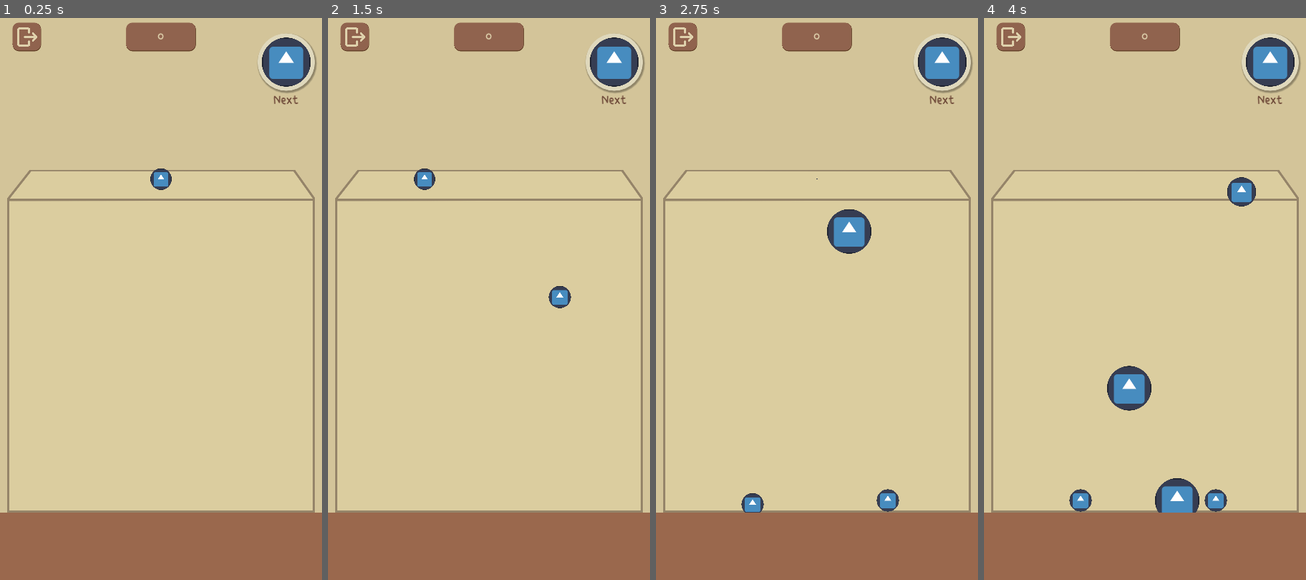
Above: before the commit, frames 1-4 (left to right).
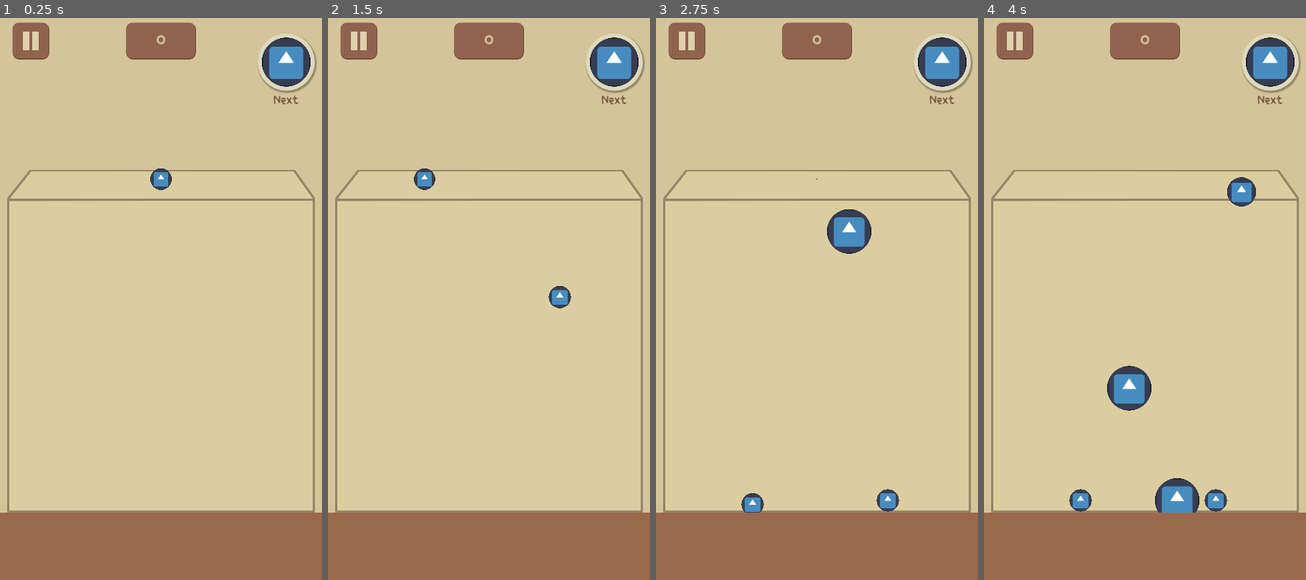
Above: after the commit, the same moments.

Repository: jaajCorp/siuuuka-game
Game: Godot game, scene res://scenes/Game/GameUI.tscn
Two runs of this game, one before a commit and one after it. Both use one fixed random seed, a clock stepped at 60 frames per second and the inputs below. This scene is started directly instead of the project's main scene. The engine's default icon, where the game draws it, is replaced by a stand-in: a white triangle on a blue panel in a dark square.
Inputs (mouse positions are in pixels of both pictures, inside the frame that each line leads up to):
- Up to frame 1 (0.25 s): no input
- Up to frame 2 (1.5 s): tap Enter at 0.5 s; move the mouse to (559, 265) at 0.52 s; click (559, 265) at 0.67 s; move the mouse to (424, 321) at 1.27 s; click (424, 321) at 1.42 s
- Up to frame 3 (2.75 s): move the mouse to (849, 169) at 2.02 s; click (849, 169) at 2.17 s
- Up to frame 4 (4 s): move the mouse to (1128, 405) at 2.77 s; click (1128, 405) at 2.92 s; move the mouse to (1241, 377) at 3.52 s; click (1241, 377) at 3.67 s

The runs differ from the first frame. In frame 1, 0.9% of the frame differs, in the area x 3-61%, y 0-8%; in frame 2, 0.9%; in frame 3, 0.9%; in frame 4, 0.9%.
Error in both runs: Invalid access to property or key 'background' on a base object of type 'Nil'. (res://scripts/logic/game_ui.gd:17)

Commit message:
style(GameUI): Increase UI elems size

Diff:
--- a/scenes/Game/GameUI.tscn
+++ b/scenes/Game/GameUI.tscn
@@ -5,7 +5,7 @@
 [ext_resource type="Script" path="res://scripts/logic/game_ui.gd" id="2_k6hk3"]
 [ext_resource type="PackedScene" uid="uid://cmu6mss2cn51m" path="res://scenes/Game/GameCore.tscn" id="2_l10mu"]
 [ext_resource type="Script" path="res://scripts/components/Node2DContainer.gd" id="2_w46qg"]
-[ext_resource type="Texture2D" uid="uid://cfo3oudyoqndd" path="res://assets/icon/exit.svg" id="3_s5q16"]
+[ext_resource type="Texture2D" uid="uid://degqop0axj2k1" path="res://assets/icon/pause.svg" id="3_t8gfn"]
 [ext_resource type="Shader" path="res://scenes/Ball/circle_frame.gdshader" id="4_lqh75"]
 [ext_resource type="Texture2D" uid="uid://dr5kvw60b14bs" path="res://icon.svg" id="5_dlhc0"]
 [ext_resource type="Script" path="res://scripts/components/ResponsiveTextureRect.gd" id="6_alc1o"]
@@ -108,12 +108,13 @@
 theme_override_constants/margin_left = 24
 
 [node name="ExitButton" type="Button" parent="VBoxContainer/Top/GridContainer/Settings"]
-custom_minimum_size = Vector2(64, 64)
+custom_minimum_size = Vector2(82, 82)
 layout_mode = 2
 size_flags_horizontal = 4
 size_flags_vertical = 4
 mouse_default_cursor_shape = 2
-icon = ExtResource("3_s5q16")
+theme_override_constants/icon_max_width = 48
+icon = ExtResource("3_t8gfn")
 icon_alignment = 1
 expand_icon = true
 
@@ -124,7 +125,7 @@
 alignment = 1
 
 [node name="Panel" type="Panel" parent="VBoxContainer/Top/GridContainer/Score"]
-custom_minimum_size = Vector2(156, 64)
+custom_minimum_size = Vector2(156, 82)
 layout_mode = 2
 size_flags_vertical = 4
 
@@ -135,19 +136,21 @@
 anchor_bottom = 1.0
 grow_horizontal = 2
 grow_vertical = 2
+theme_override_font_sizes/font_size = 48
 text = "0"
 horizontal_alignment = 1
 vertical_alignment = 1
 
 [node name="BestScoreSplash" type="Label" parent="VBoxContainer/Top/GridContainer/Score/Panel"]
 layout_mode = 0
-offset_left = 70.0
-offset_top = 36.0
-offset_right = 215.0
-offset_bottom = 69.0
+offset_left = 38.0
+offset_top = 68.0
+offset_right = 255.0
+offset_bottom = 117.0
 rotation = -0.430003
 pivot_offset = Vector2(72, 16)
 theme_override_colors/font_color = Color(1, 1, 0, 1)
+theme_override_font_sizes/font_size = 48
 text = "Best score !"
 horizontal_alignment = 1
 vertical_alignment = 1
@@ -259,7 +262,7 @@
 grow_horizontal = 2
 grow_vertical = 2
 mouse_filter = 2
-expand_mode = 2
+expand_mode = 4
 stretch_mode = 6
 script = ExtResource("6_alc1o")
 metadata/_edit_lock_ = true
